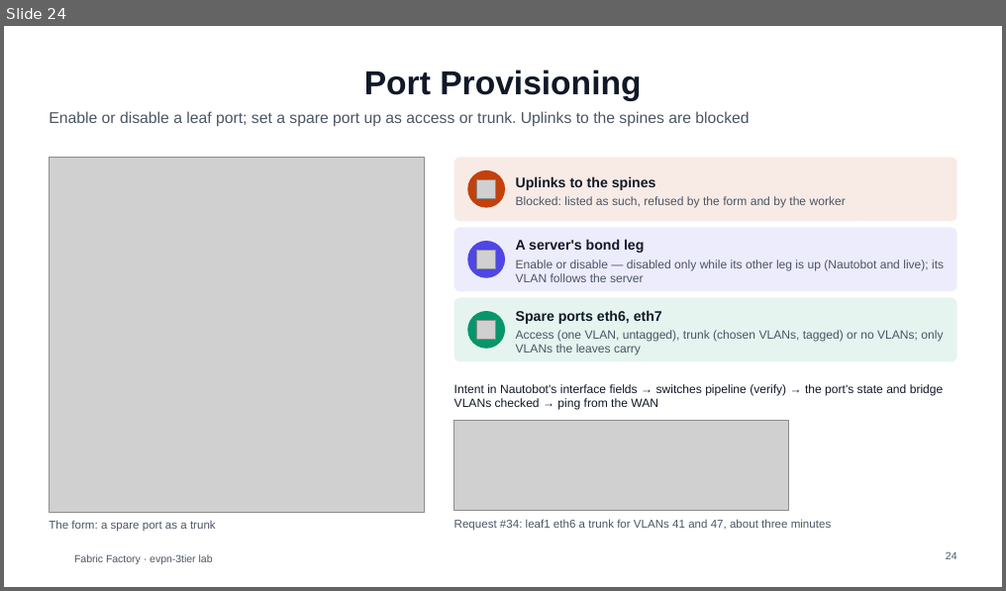
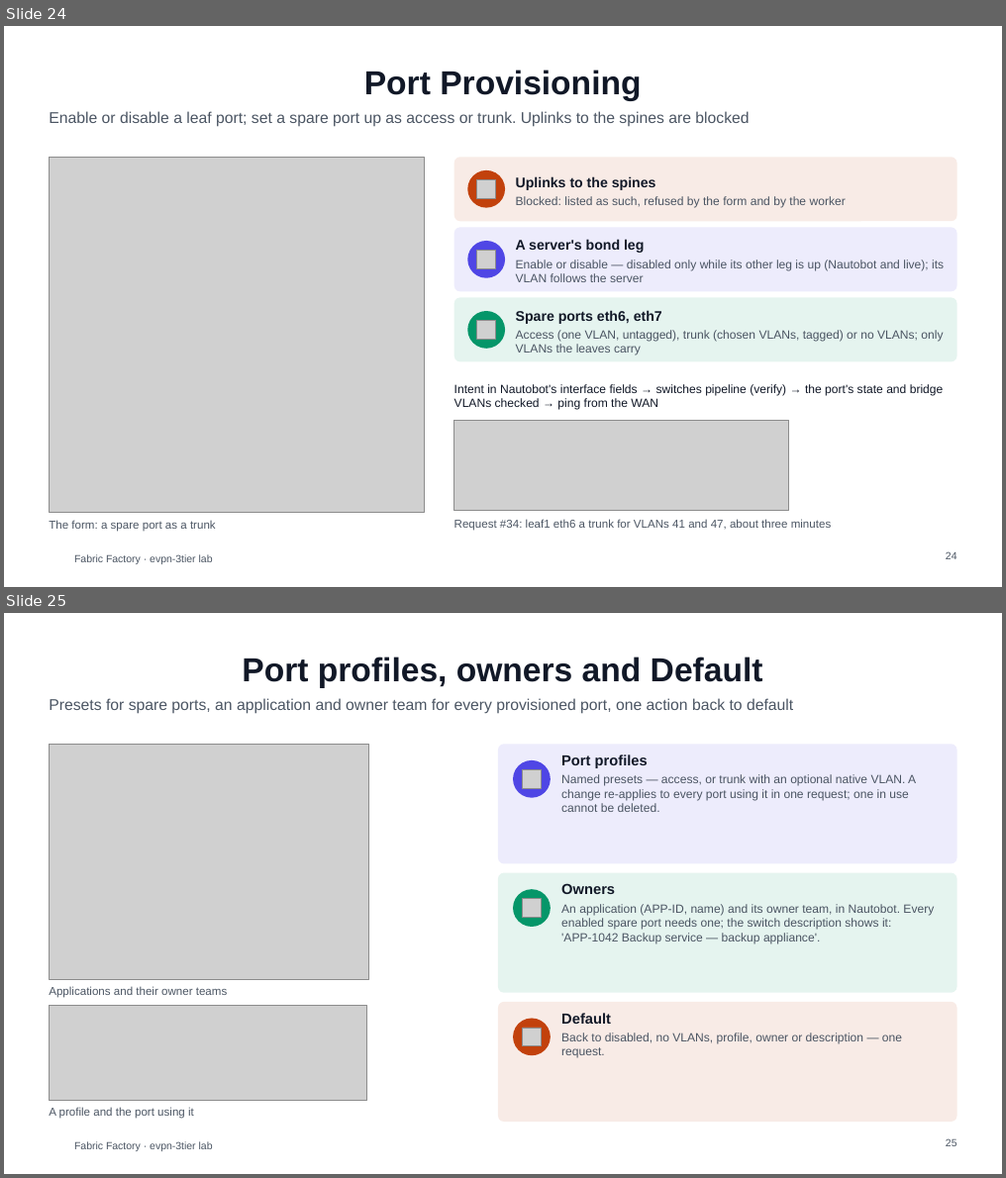
Before and after one commit to dcantor/evpn-3tier, a slide deck: docs/whitepaper/fabric-factory-overview.pptx. Shown one above the other, each under a label of ours: slide 24 before the commit, slides 24 and 25 after it. The pictures are 1006x591 and 1006x1178 pixels, drawn with LibreOffice and Linux fonts; fonts in the diff are those of the drawing; grey boxes stand for pictures; background and template pictures are left out. Boxes give left, top, right and bottom in pixels: in the first picture for what was removed or moved away, otherwise in the second. Text is boxed around its words. In the diff, an @@ line names an element or a change of style, - is before the commit and + after.

```diff
--- a/docs/whitepaper/fabric-factory-overview.pptx
+++ b/docs/whitepaper/fabric-factory-overview.pptx
@@ slide 25 added at (4, 613, 1002, 1174), background #FFFFFF; not listed: 1 template element that a slide beside it also shows @@
@@ title added at (242, 657, 763, 688), 32 pt, text #111827, bold @@
+Port profiles, owners and Default
@@ text added at (49, 698, 793, 714), 15 pt, text #4B5563 @@
+Presets for spare ports, an application and owner team for every provisioned port, one action back to default
@@ picture added at (49, 744, 369, 980) @@
@@ rounded rectangle added at (498, 744, 957, 863), fill #4F46E5 at 10% opacity @@
@@ ellipse added at (513, 761, 550, 798), fill #4F46E5 @@
@@ text added at (561, 755, 916, 812), 11.5 pt, text #4B5563 @@
+Port profiles
+Named presets — access, or trunk with an optional native VLAN. A change re-applies to every port using it in one request; one in use cannot be deleted.
@@ picture added at (522, 770, 541, 789) @@
@@ rounded rectangle added at (498, 872, 957, 992), fill #059669 at 10% opacity @@
@@ ellipse added at (513, 889, 550, 927), fill #059669 @@
@@ picture added at (522, 899, 541, 918) @@
@@ text added at (561, 883, 934, 944), 11.5 pt, text #4B5563 @@
+Owners
+An application (APP-ID, name) and its owner team, in Nautobot. Every enabled spare port needs one; the switch description shows it: 'APP-1042 Backup service — backup appliance'.
@@ text added at (49, 986, 227, 998), 11 pt, text #4B5563 @@
+Applications and their owner teams
@@ picture added at (49, 1006, 367, 1101) @@
@@ rounded rectangle added at (498, 1002, 957, 1122), fill #C2410C at 10% opacity @@
@@ ellipse added at (513, 1019, 550, 1057), fill #C2410C @@
@@ picture added at (522, 1028, 541, 1047) @@
@@ text added at (561, 1013, 902, 1059), 11.5 pt, text #4B5563 @@
+Default
+Back to disabled, no VLANs, profile, owner or description — one request.
@@ text added at (49, 1107, 194, 1119), 11 pt, text #4B5563 @@
+A profile and the port using it
@@ page number added at (945, 1139, 957, 1147), 10 pt, text #4B5563 @@
+25
```
Also in this commit, not shown: 1 slide changed, 11 other files.
